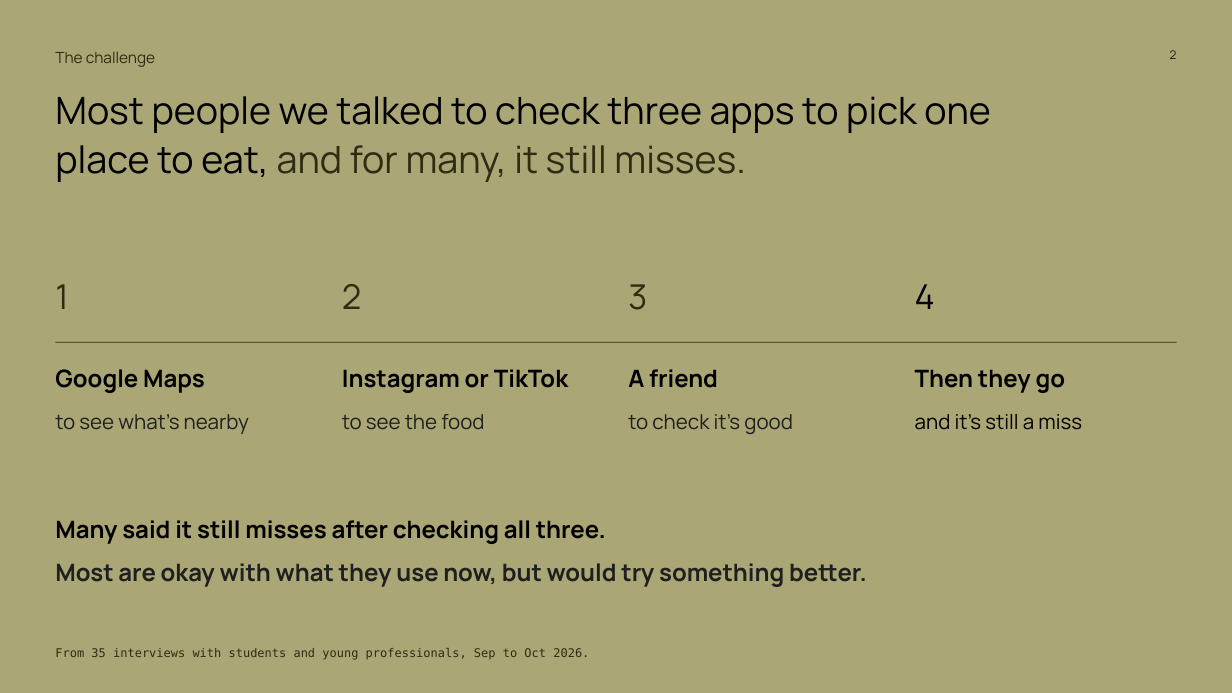
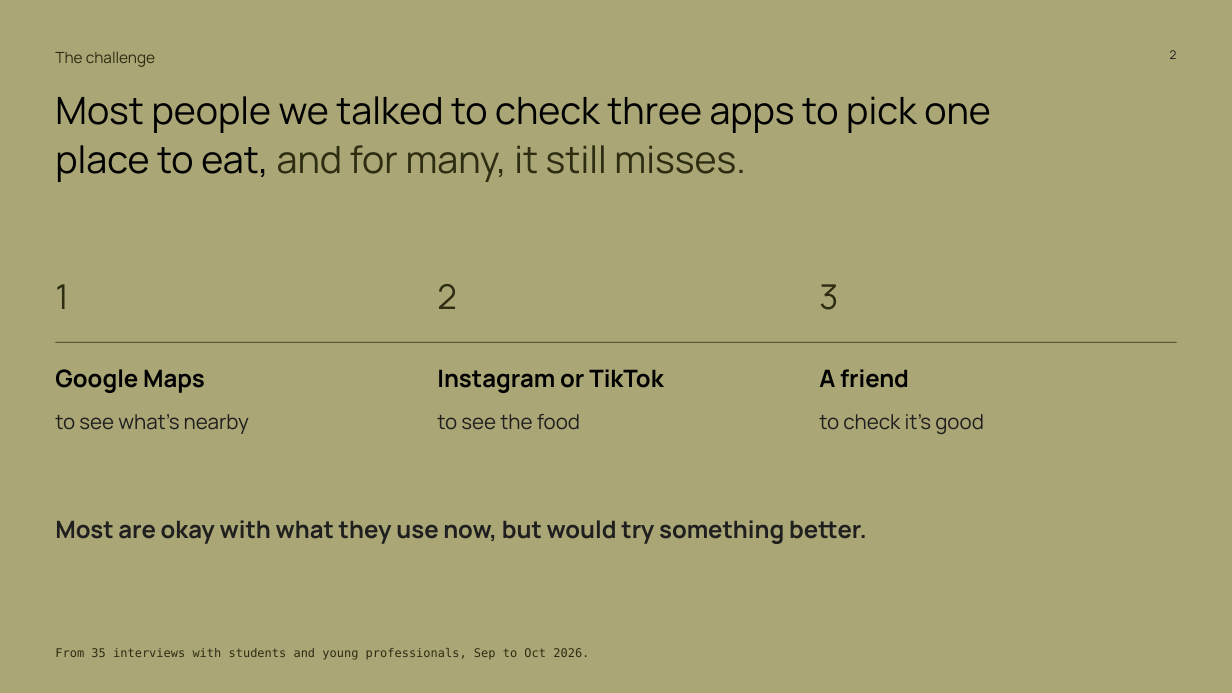
Before and after one commit to Dinguusto/Alex-s-workout-app, a slide deck: slide 2 of ENTR_4501_Gate_2_deck_readable.pptx. Drawn at 1232x693 pixels with LibreOffice and Linux fonts; fonts in the diff are those of the drawing. Boxes give left, top, right and bottom in pixels: in the first picture for what was removed or moved away, otherwise in the second. Text is boxed around its words. In the diff, an @@ line names an element or a change of style, - is before the commit and + after.

```diff
--- a/ENTR_4501_Gate_2_deck_readable.pptx
+++ b/ENTR_4501_Gate_2_deck_readable.pptx
@@ text "2": place and size @@
-text "2" at box(342, 284, 362, 309)
+text "2" at box(437, 284, 457, 309)
@@ text "3": place and size @@
-text "3" at box(628, 284, 647, 310)
+text "3" at box(819, 284, 838, 310)
@@ text removed at box(915, 284, 935, 309) @@
-4
@@ text "Instagram or TikTok": place and size @@
-text "Instagram or TikTok" at box(342, 369, 568, 393)
+text "Instagram or TikTok" at box(437, 369, 663, 393)
@@ text "A friend": place and size @@
-text "A friend" at box(628, 369, 718, 388)
+text "A friend" at box(819, 369, 909, 388)
@@ text removed at box(915, 369, 1066, 393) @@
-Then they go
@@ text "to see the food": place and size @@
-text "to see the food" at box(342, 414, 484, 429)
+text "to see the food" at box(437, 414, 580, 429)
@@ text "to check it's good": place and size @@
-text "to check it's good" at box(628, 414, 793, 434)
+text "to check it's good" at box(819, 414, 984, 434)
@@ text removed at box(915, 414, 1082, 430) @@
-and it's still a miss
@@ text "Most are okay with what ...": place and size @@
-text "Most are okay with what ..." at box(55, 563, 867, 587)
+text "Most are okay with what ..." at box(55, 520, 867, 544)
@@ text removed at box(55, 520, 606, 544) @@
-Many said it still misses after checking all three.
```
Also in this commit, not shown: 3 other slides changed.
